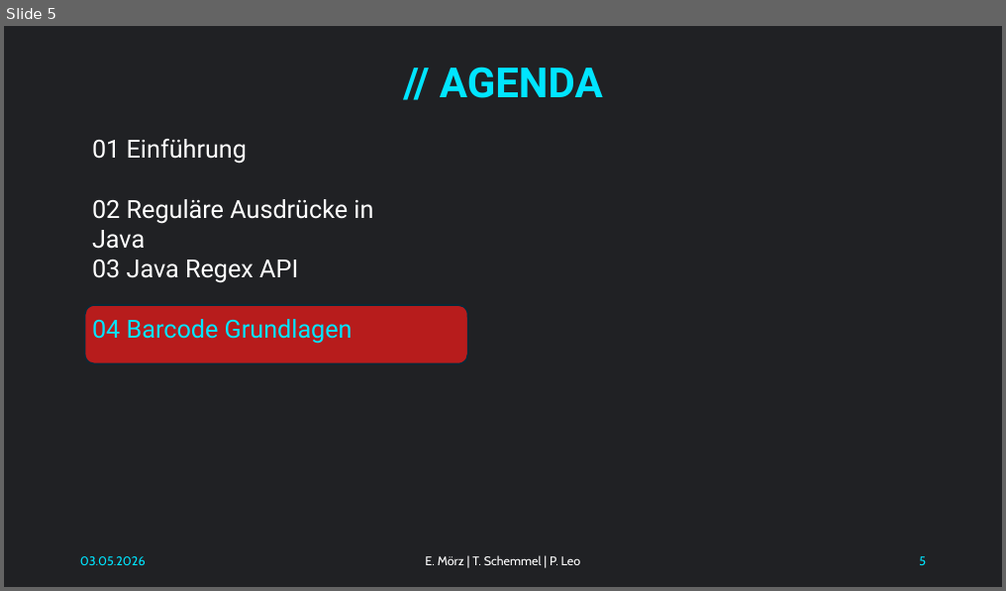
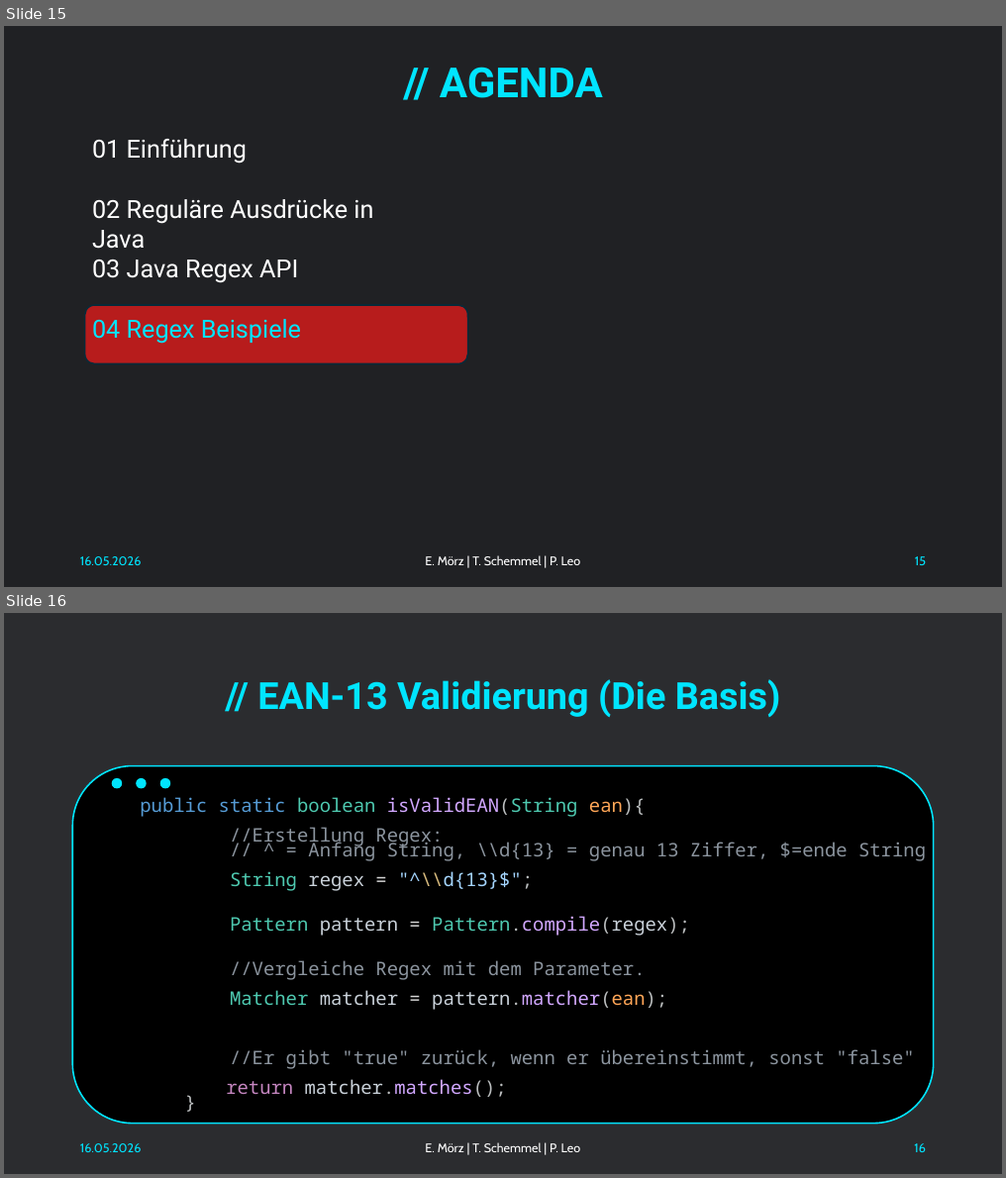
Before and after one commit to NachtsternBuild/little-barcode, a slide deck: docs/Präsentation.pptx. Shown one above the other, each under a label of ours: slide 5 before the commit, slides 15 and 16 after it. The pictures are 1006x591 and 1006x1178 pixels, drawn with LibreOffice and Linux fonts; fonts in the diff are those of the drawing; background and template pictures are left out. Boxes give left, top, right and bottom in pixels: in the first picture for what was removed or moved away, otherwise in the second. Text is boxed around its words. In the diff, an @@ line names an element or a change of style, - is before the commit and + after.

```diff
--- a/docs/Präsentation.pptx
+++ b/docs/Präsentation.pptx
@@ slide 16 added at (4,613,1002,1174), background #202124 at 95% opacity @@
@@ title added at (257,679,781,717), 36 pt, text #00E5FF, bold @@
+// EAN-13 Validierung (Die Basis)
@@ rounded rectangle added at (73,765,934,1124), fill #000000, outline #00E5FF 1.5 pt @@
@@ ellipse added at (113,779,122,788), fill #00E5FF, outline #00E5FF 1.5 pt @@
@@ ellipse added at (137,779,146,788), fill #00E5FF, outline #00E5FF 1.5 pt @@
@@ ellipse added at (161,779,170,788), fill #00E5FF, outline #00E5FF 1.5 pt @@
@@ text added at (140,797,926,1097), 18 pt, text #8B949E @@
+public static boolean isValidEAN(String ean){
+//Erstellung Regex:
+// ^ = Anfang String, \\d{13} = genau 13 Ziffer, $=ende String
+String regex = "^\\d{13}$";
+Pattern pattern = Pattern.compile(regex);
+//Vergleiche Regex mit dem Parameter.
+Matcher matcher = pattern.matcher(ean);
+//Er gibt "true" zurück, wenn er übereinstimmt, sonst "false"
+return matcher.matches();
+}
@@ text added at (80,1144,142,1153), 12 pt, text #00E5FF @@
+16.05.2026
@@ text added at (425,1143,581,1153), 12 pt, text #FFFFFF @@
+E. Mörz | T. Schemmel | P. Leo
@@ page number added at (914,1144,926,1153), 12 pt, text #00E5FF @@
+16
@@ what was slide 5 is now slide 15 @@
@@ slide 15 changed as well @@
@@ text at (92,319,301,344): text changed @@
-04 Barcode Grundlagen
+04 Regex Beispiele
@@ text at (80,557,142,566): text changed @@
-03.05.2026
+16.05.2026
@@ page number at (915,557,926,566): text changed @@
-5
+15
```
Also in this commit, not shown: 8 other slides changed, 16 other slides added.
